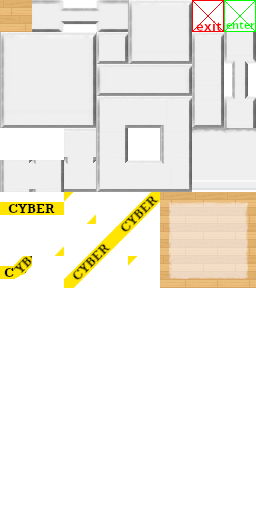
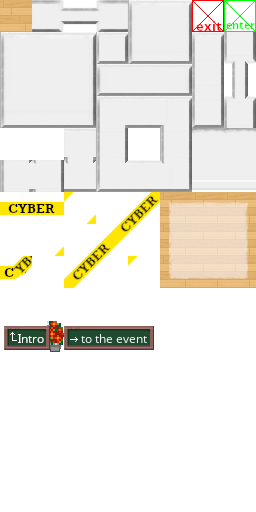
Before/after of a 256px x 512px layered artwork. What changed in the layer stack:
added layer "to the event" above "Pasted Layer" over [81, 334, 147, 343]
renamed "Pasted Layer #1" to "Pasted Layer", painted on it over [4, 321, 154, 352]
